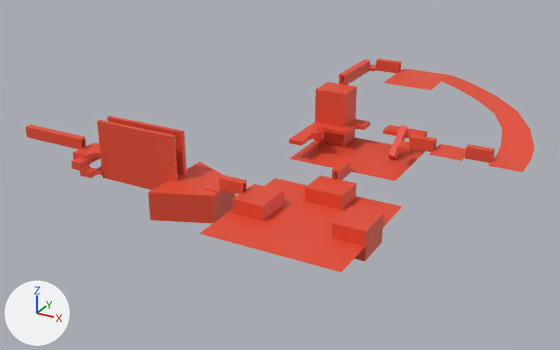
A saved change to the glTF model solanine_vulkan/res/models/wip_dungeon1_blockout.glb.
Camera for both pictures: a 50 mm lens placed at (54.6, -108.3, 61.6), pointed at (-13.4, 15.2, -0.2). Lighting does not change. The marker at lower left points along +X, +Y and +Z. Vertices at the same position are counted once.
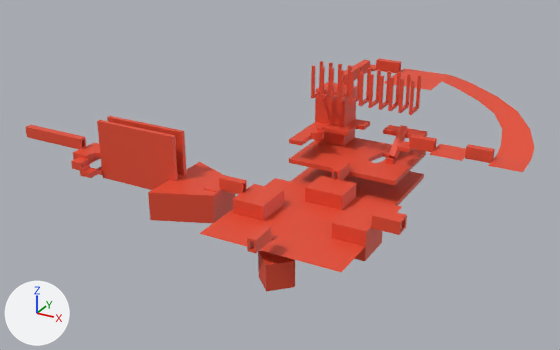
Commit message: Works on dungeon1

What the commit changed:
me_cube_017 is used by ob_cube_015; location (0.0, 0.0, 0.0).
me_cube_017 had 516 vertices, 892 faces and spanned x -64.5..31.5, y -13.3..51.6, z -3.1..16.1.
me_cube_017 now has 918 vertices, 1630 faces and spans x -64.5..31.5, y -18.2..51.6, z -7.5..20.0.
me_cube_017 part 1: the loose piece of 32 vertices spanning x -0.8..0.7, y 12.3..17.2, z 2.4..4.7 is copied, and the copy is moved by (0.0, -30.5, 0.0); it spans x -0.8..0.7, y -18.2..-13.3, z 2.4..4.7.
me_cube_017 part 2: the loose piece of 32 vertices spanning x -17.0..-12.1, y -1.1..0.5, z 2.4..4.7 is copied, and the copy is scaled about its middle by (-1, -2, 1), then moved by (30.1, 0.0, 0.0); it spans x 13.1..18.0, y -1.8..1.3, z 2.4..4.7.
me_cube_017 part 3: a new loose piece, a box spanning x -12.37..9.92, y 17.08..34.2, z -3.28..-2.34, in mat_regular (red #e74d32).
me_cube_017 part 4: 322 vertices added at x -12.4..9.9, y -13.3..34.2, z -7.5..20.0.

Changed parts and their boxes (x1, y1, x2, y2) in the pictures (560 x 350 px):
'Cube.015', reshaped (9% taller)
    before: (26, 59, 534, 272)
    after: (26, 59, 534, 291)
part 1 of me_cube_017, added (red)
    after: (247, 225, 271, 253)
part 2 of me_cube_017, added (red)
    after: (371, 208, 407, 235)
part 3 of me_cube_017, added (red)
    after: (290, 167, 424, 205)
part 4 of me_cube_017, added (red)
    after: (258, 61, 426, 291)
